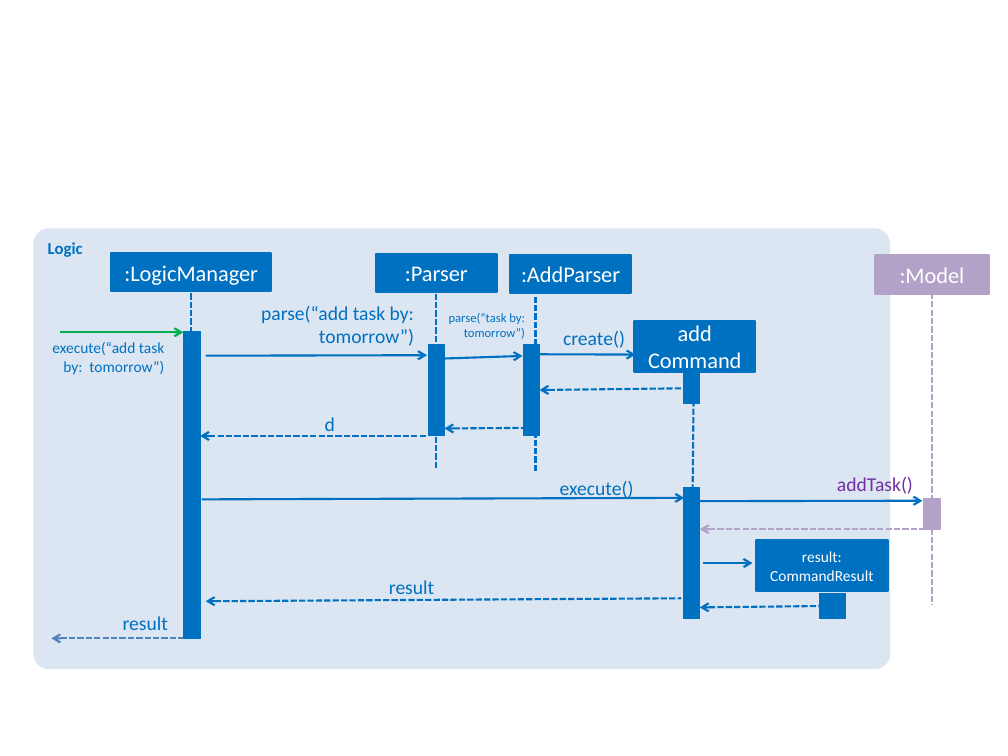
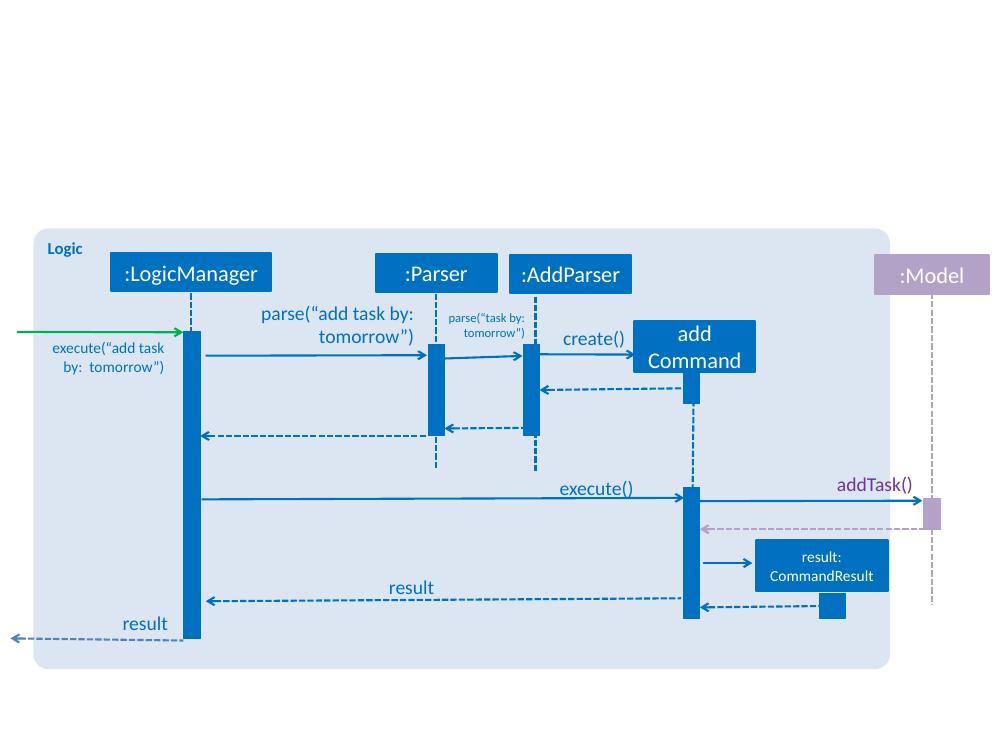
Before and after one commit to CS2103AUG2016-W14-C2/main, a slide deck: slide 8 of docs/diagrams/Diagrams(CS2103T - V0.3).pptx. Drawn at 1008x756 pixels with LibreOffice and Linux fonts; fonts in the diff are those of the drawing. Boxes give left, top, right and bottom in pixels: in the first picture for what was removed or moved away, otherwise in the second. Text is boxed around its words. In the diff, an @@ line names an element or a change of style, - is before the commit and + after.

```diff
--- a/docs/diagrams/Diagrams(CS2103T - V0.3).pptx
+++ b/docs/diagrams/Diagrams(CS2103T - V0.3).pptx
@@ arrow moved from (59, 333) - (183, 333) to (17, 332) - (183, 333) @@
@@ text removed at box(325, 417, 335, 437) @@
-d
@@ arrow moved from (51, 638) - (183, 638) to (10, 638) - (183, 640) @@
```
Also in this commit, not shown: 3 other slides changed, 1 slide added, 12 other files.
